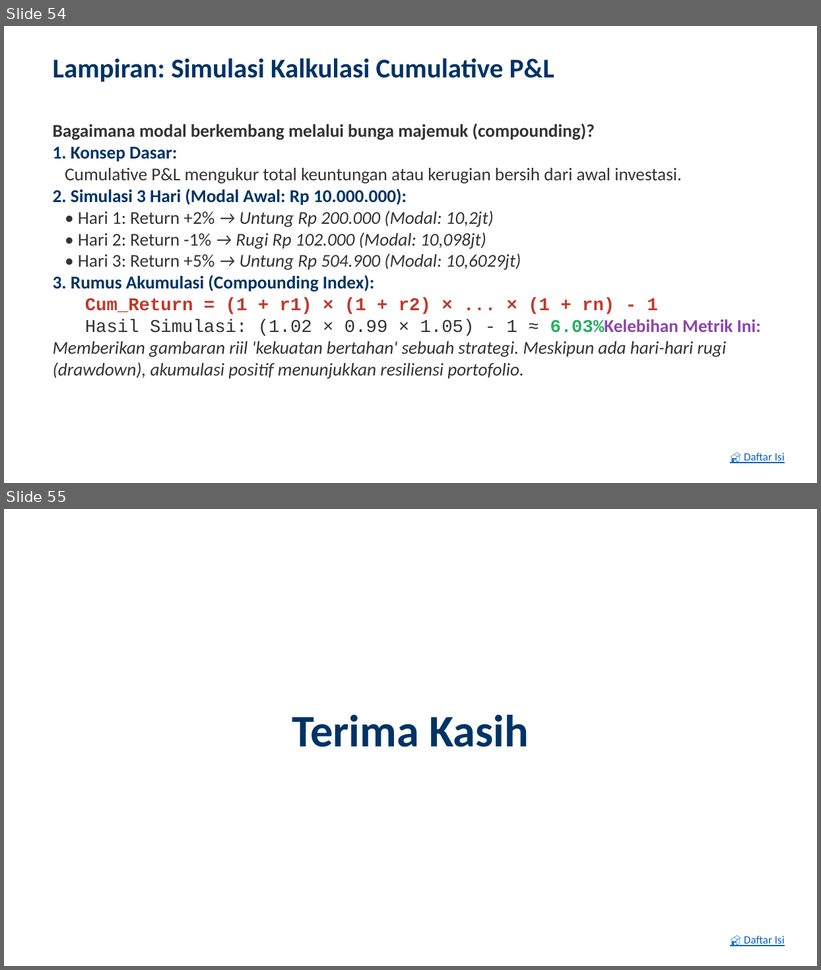
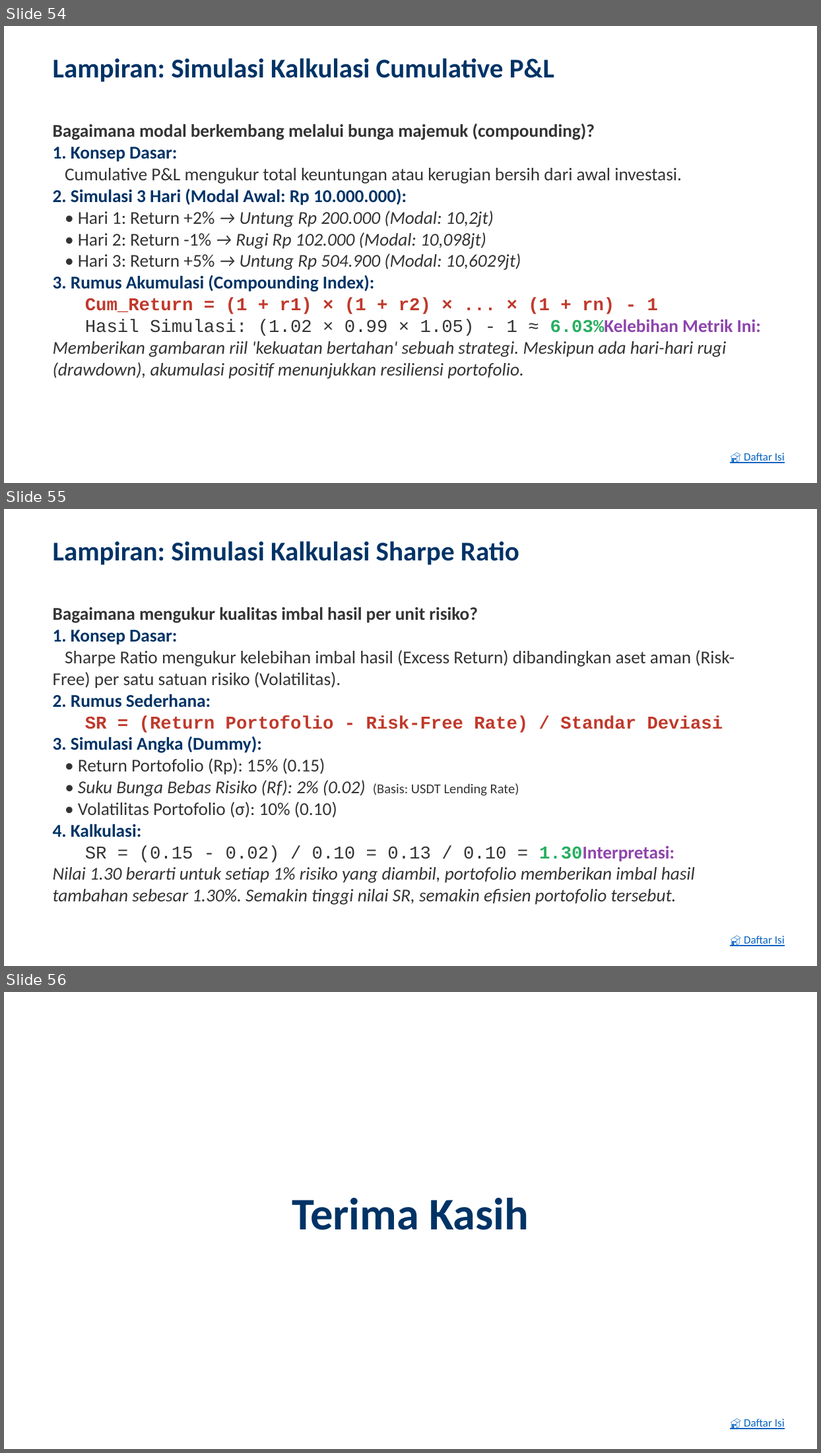
Before and after one commit to ragilrojo/RepoThesis, a slide deck: Presentasi_Proposal_Update.pptx. Shown one above the other, each under a label of ours: slides 54 and 55 before the commit, slides 54, 55 and 56 after it. The pictures are 821x970 and 821x1453 pixels, drawn with LibreOffice and Linux fonts; fonts in the diff are those of the drawing. Boxes give left, top, right and bottom in pixels: in the first picture for what was removed or moved away, otherwise in the second. Text is boxed around its words. In the diff, an @@ line names an element or a change of style, - is before the commit and + after.

Commit message:
feat: add Sharpe Ratio simulation slide and update TOC

```diff
--- a/Presentasi_Proposal_Update.pptx
+++ b/Presentasi_Proposal_Update.pptx
@@ slide 55 added at (4, 509, 817, 966), background #FFFFFF @@
@@ text added at (53, 541, 519, 565), 24 pt, text #003366, bold @@
+Lampiran: Simulasi Kalkulasi Sharpe Ratio
@@ text added at (53, 607, 735, 905), 16 pt, text #333333 @@
+Bagaimana mengukur kualitas imbal hasil per unit risiko?
+1. Konsep Dasar:
+Sharpe Ratio mengukur kelebihan imbal hasil (Excess Return) dibandingkan aset aman (Risk-Free) per satu satuan risiko (Volatilitas).
+2. Rumus Sederhana:
+SR = (Return Portofolio - Risk-Free Rate) / Standar Deviasi
+3. Simulasi Angka (Dummy):
+• Return Portofolio (Rp): 15% (0.15)
+• Suku Bunga Bebas Risiko (Rf): 2% (0.02) (Basis: USDT Lending Rate)
+• Volatilitas Portofolio (σ): 10% (0.10)
+4. Kalkulasi:
+SR = (0.15 - 0.02) / 0.10 = 0.13 / 0.10 = 1.30Interpretasi:
+Nilai 1.30 berarti untuk setiap 1% risiko yang diambil, portofolio memberikan imbal hasil tambahan sebesar 1.30%. Semakin tinggi nilai SR, semakin efisien portofolio tersebut.
@@ text added at (744, 936, 785, 947), 10 pt, text #0563C1, underline @@
+🏠 Daftar Isi
@@ what was slide 55 is now slide 56 @@
```
Also in this commit, not shown: 1 slide changed, 1 other file.
